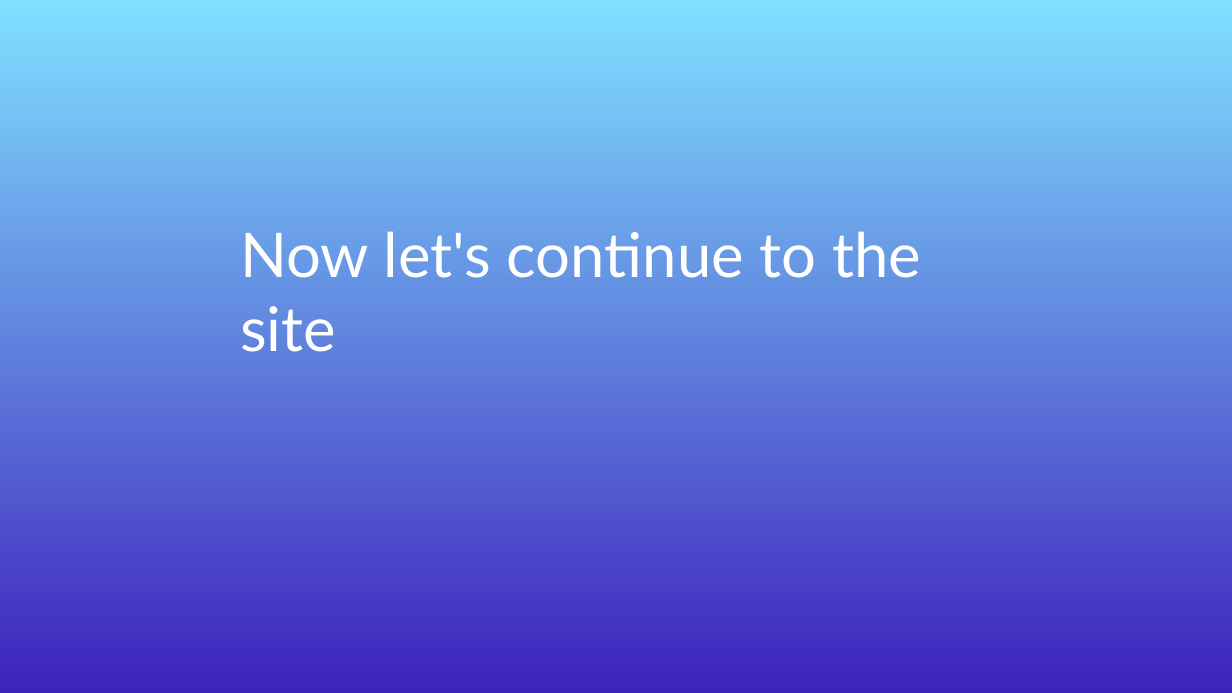
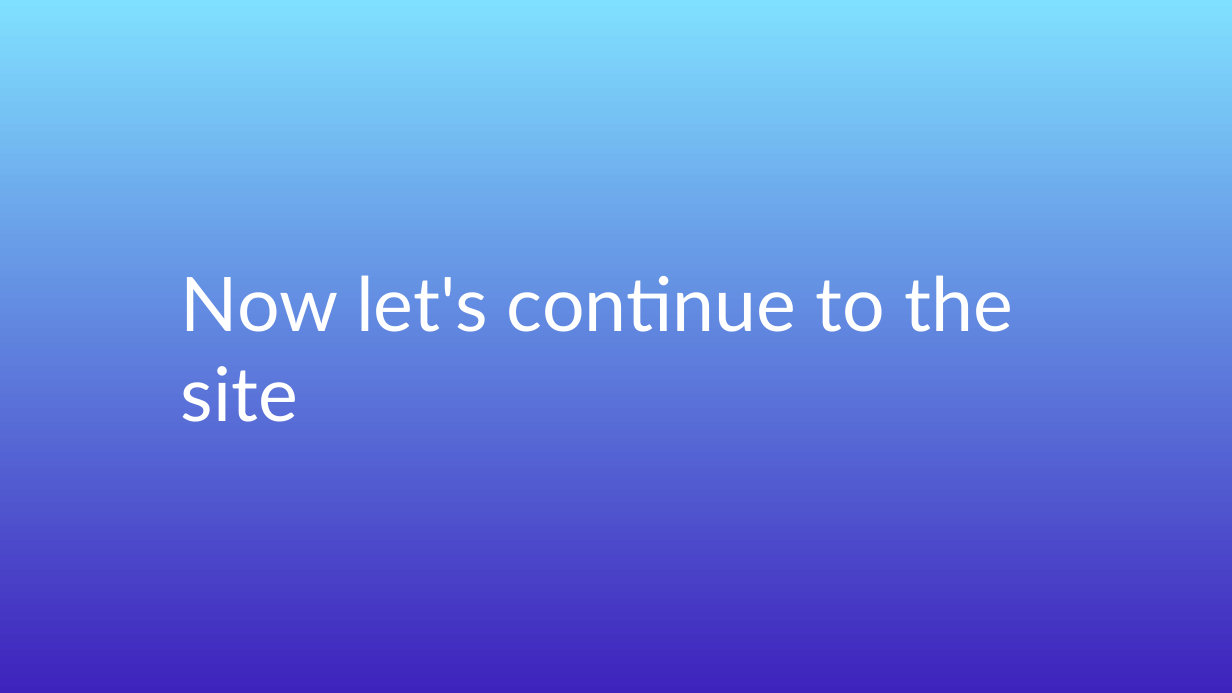
Before and after one commit to GGDimitrov21/The-Bankers, a slide deck: slide 7 of documentaion/The Bankers presentation.pptx. Drawn at 1232x693 pixels with LibreOffice and Linux fonts; fonts in the diff are those of the drawing. Boxes give left, top, right and bottom in pixels: in the first picture for what was removed or moved away, otherwise in the second. Text is boxed around its words. In the diff, an @@ line names an element or a change of style, - is before the commit and + after.

```diff
--- a/documentaion/The Bankers presentation.pptx
+++ b/documentaion/The Bankers presentation.pptx
@@ title "Now let's continue to the ...": place and size @@
-title "Now let's continue to the ..." at box(240, 231, 921, 352)
+title "Now let's continue to the ..." at box(181, 275, 1013, 422)
@@ title "Now let's continue to the ..." at box(181, 275, 1013, 422): size 36 to 44 pt @@
```
Also in this commit, not shown: 1 other slide changed, 4 other files.
